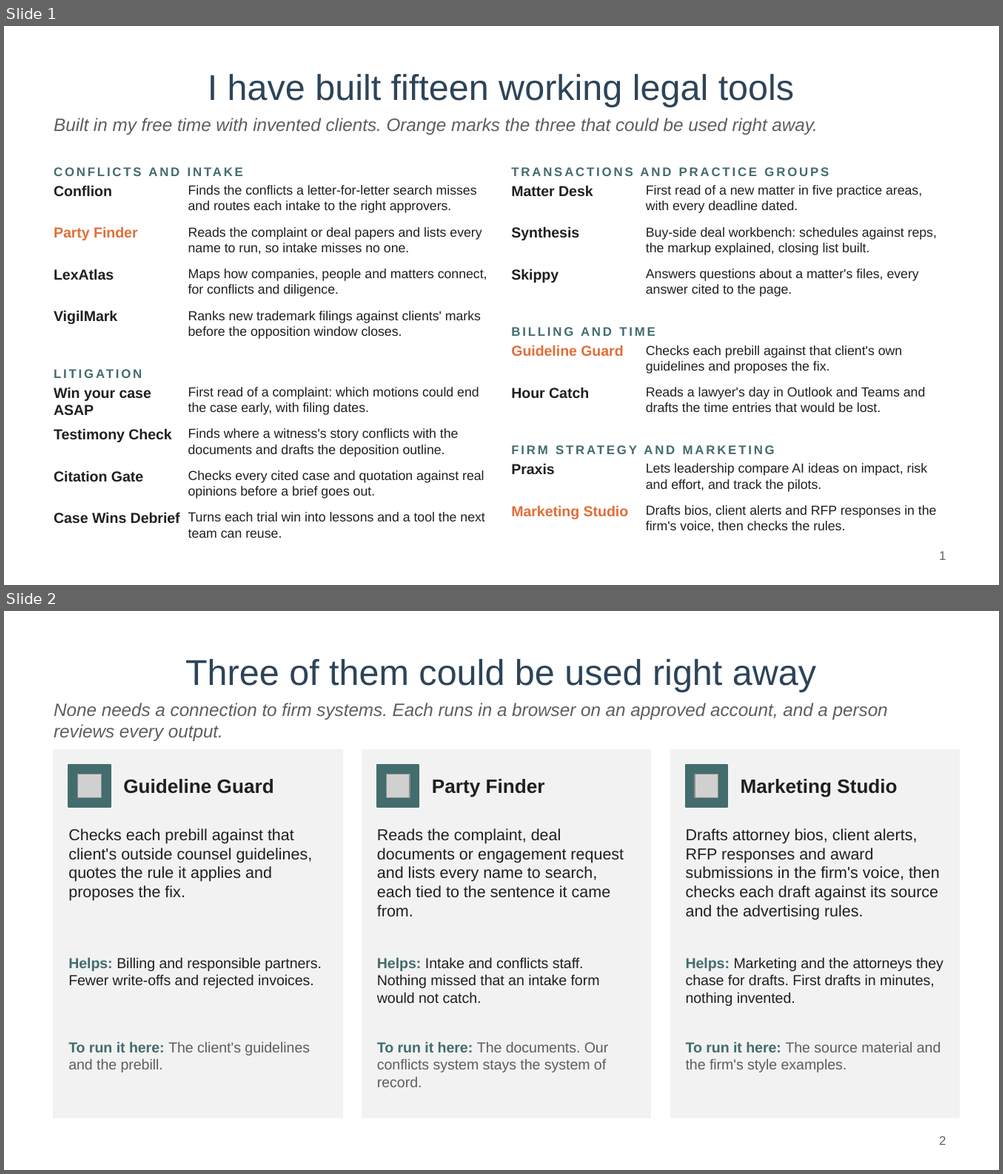
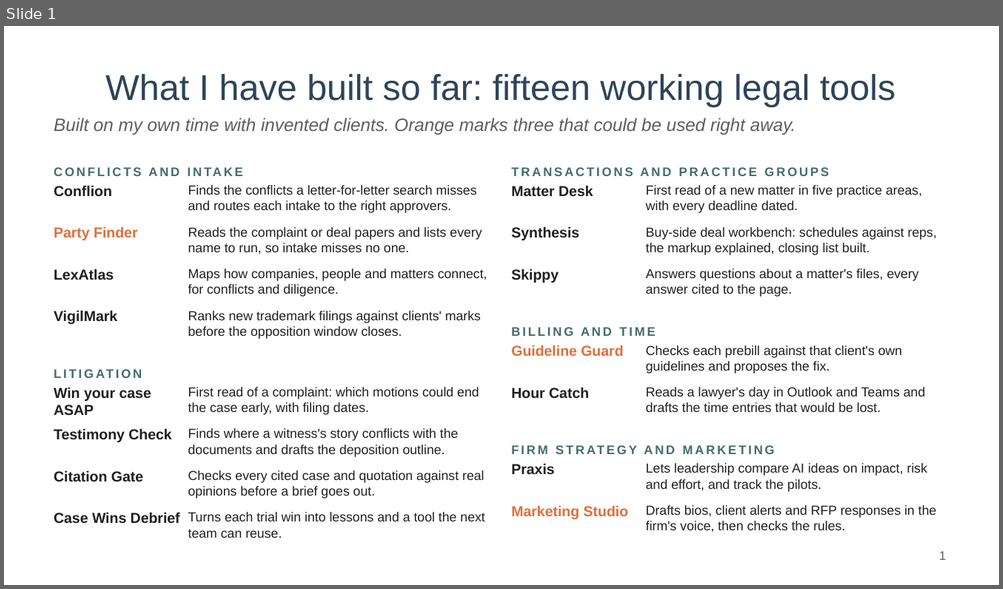
Before and after one commit to mylesparslow-collab/legal-portfolio, a slide deck: downloads/AI-ideas-Myles-Parslow.pptx. Shown one above the other, each under a label of ours: slides 1 and 2 before the commit, slide 1 after it. The pictures are 1003x1174 and 1003x589 pixels, drawn with LibreOffice and Linux fonts; fonts in the diff are those of the drawing; grey boxes stand for pictures. Boxes give left, top, right and bottom in pixels: in the first picture for what was removed or moved away, otherwise in the second. Text is boxed around its words. In the diff, an @@ line names an element or a change of style, - is before the commit and + after.

```diff
--- a/downloads/AI-ideas-Myles-Parslow.pptx
+++ b/downloads/AI-ideas-Myles-Parslow.pptx
@@ slide 2 removed at bbox=[4, 611, 999, 1170], background #FFFFFF @@
@@ title removed at bbox=[185, 659, 816, 692] @@
-Three of them could be used right away
@@ text removed at bbox=[54, 703, 888, 741] @@
-None needs a connection to firm systems. Each runs in a browser on an approved account, and a person reviews every output.
@@ rectangle removed at bbox=[54, 750, 342, 1118] @@
@@ rectangle removed at bbox=[68, 765, 111, 807] @@
@@ rectangle removed at bbox=[362, 750, 651, 1118] @@
@@ rectangle removed at bbox=[377, 765, 418, 807] @@
@@ rectangle removed at bbox=[670, 750, 959, 1118] @@
@@ rectangle removed at bbox=[686, 765, 727, 807] @@
@@ picture removed at bbox=[77, 774, 102, 798] @@
@@ text removed at bbox=[123, 779, 274, 794] @@
-Guideline Guard
@@ picture removed at bbox=[386, 774, 410, 798] @@
@@ text removed at bbox=[432, 779, 545, 797] @@
-Party Finder
@@ picture removed at bbox=[694, 774, 718, 798] @@
@@ text removed at bbox=[740, 779, 896, 797] @@
-Marketing Studio
@@ text removed at bbox=[68, 829, 313, 901] @@
-Checks each prebill against that client's outside counsel guidelines, quotes the rule it applies and proposes the fix.
@@ text removed at bbox=[377, 829, 623, 917] @@
-Reads the complaint, deal documents or engagement request and lists every name to search, each tied to the sentence it came from.
@@ text removed at bbox=[686, 829, 939, 920] @@
-Drafts attorney bios, client alerts, RFP responses and award submissions in the firm's voice, then checks each draft against its source and the advertising rules.
@@ text removed at bbox=[68, 958, 321, 988] @@
-Helps: Billing and responsible partners. Fewer write-offs and rejected invoices.
@@ text removed at bbox=[377, 958, 600, 1003] @@
-Helps: Intake and conflicts staff. Nothing missed that an intake form would not catch.
@@ text removed at bbox=[686, 958, 943, 1006] @@
-Helps: Marketing and the attorneys they chase for drafts. First drafts in minutes, nothing invented.
@@ text removed at bbox=[68, 1042, 310, 1073] @@
-To run it here: The client's guidelines and the prebill.
@@ text removed at bbox=[377, 1042, 608, 1088] @@
-To run it here: The documents. Our conflicts system stays the system of record.
@@ text removed at bbox=[686, 1042, 941, 1073] @@
-To run it here: The source material and the firm's style examples.
@@ page number removed at bbox=[939, 1136, 945, 1145] @@
-2
@@ slide 1 changed as well @@
@@ title at bbox=[105, 74, 895, 107]: text changed @@
-I have built fifteen working legal tools
+What I have built so far: fifteen working legal tools
@@ text at bbox=[54, 118, 795, 135]: text changed @@
-Built in my free time with invented clients. Orange marks the three that could be used right away.
+Built on my own time with invented clients. Orange marks three that could be used right away.
```
Also in this commit, not shown: 4 slides added, 3 other slides removed, 1 other file.
